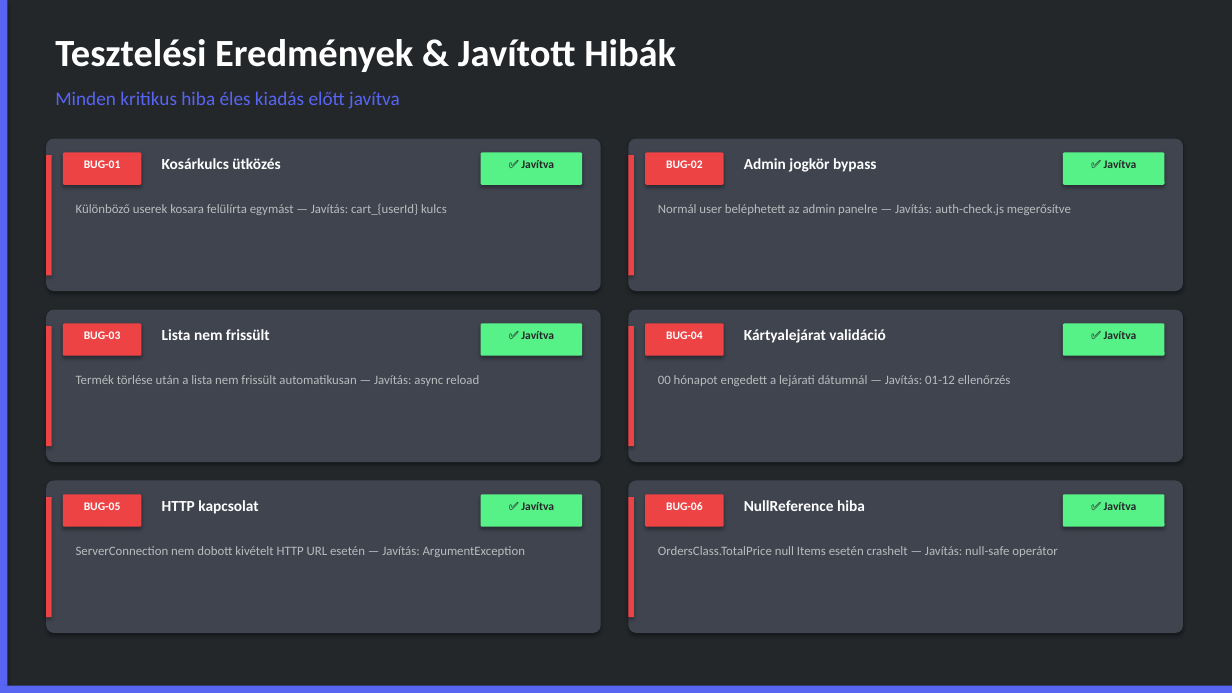
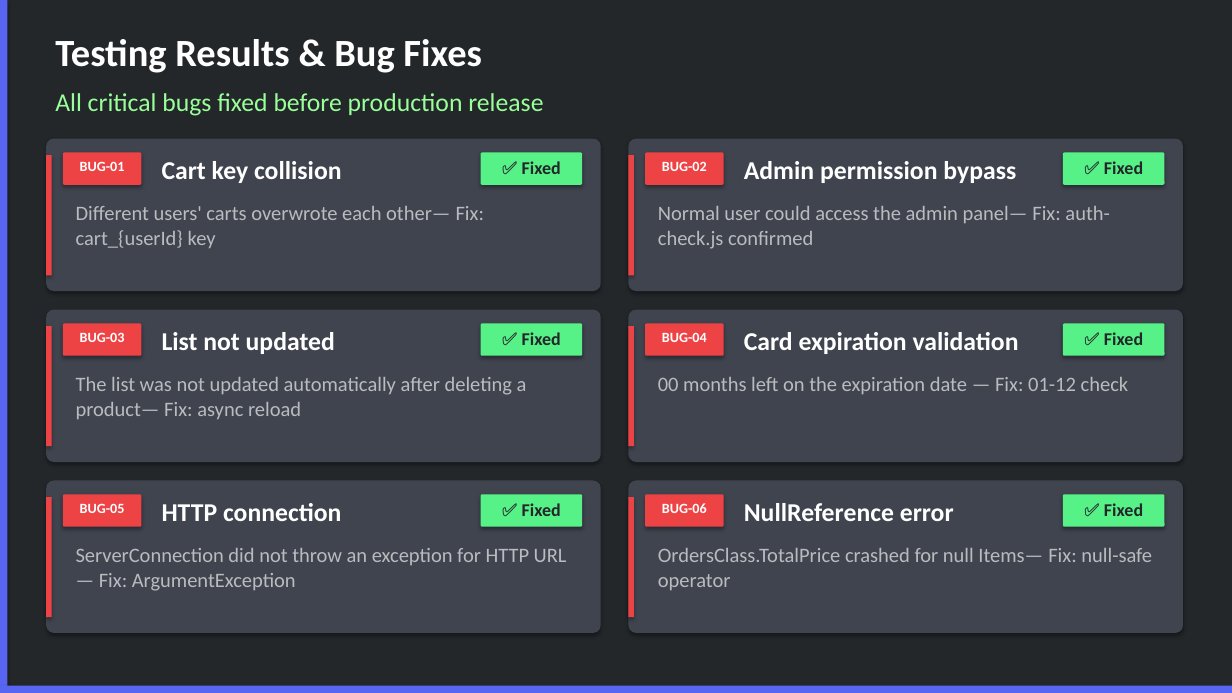
Before and after one commit to Grofrichard02/Notrox_WEB, a slide deck: slide 8 of NOTROX_Prezentacio_Final.pptx (slide 7 before the commit). Drawn at 1232x693 pixels with LibreOffice and Linux fonts; fonts in the diff are those of the drawing. Boxes give left, top, right and bottom in pixels: in the first picture for what was removed or moved away, otherwise in the second. Text is boxed around its words. In the diff, an @@ line names an element or a change of style, - is before the commit and + after.

```diff
--- a/NOTROX_Prezentacio_Final.pptx
+++ b/NOTROX_Prezentacio_Final.pptx
@@ text at bbox=[55, 39, 482, 73]: text changed @@
-Tesztelési Eredmények & Javított Hibák
+Testing Results & Bug Fixes
@@ text at bbox=[55, 93, 543, 116]: text changed; size 15 to 20 pt; text colour #5865F2 to #99FF99 @@
-Minden kritikus hiba éles kiadás előtt javítva
+All critical bugs fixed before production release
@@ text at bbox=[162, 161, 342, 183]: text changed; size 12 to 20 pt @@
-Kosárkulcs ütközés
+Cart key collision
@@ text at bbox=[522, 161, 561, 174]: text changed; size 9 to 14 pt @@
-✅ Javítva
+✅ Fixed
@@ text at bbox=[744, 161, 1016, 183]: text changed; size 12 to 20 pt @@
-Admin jogkör bypass
+Admin permission bypass
@@ text at bbox=[1104, 161, 1143, 174]: text changed; size 9 to 14 pt @@
-✅ Javítva
+✅ Fixed
@@ text at bbox=[76, 206, 484, 248]: text changed; size 10 to 16 pt @@
-Különböző userek kosara felülírta egymást — Javítás: cart_{userId} kulcs
+Different users' carts overwrote each other— Fix: cart_{userId} key
@@ text at bbox=[658, 206, 1109, 249]: text changed; size 10 to 16 pt @@
-Normál user beléphetett az admin panelre — Javítás: auth-check.js megerősítve
+Normal user could access the admin panel— Fix: auth-check.js confirmed
@@ text at bbox=[162, 332, 335, 354]: text changed; size 12 to 20 pt @@
-Lista nem frissült
+List not updated
@@ text at bbox=[522, 332, 561, 345]: text changed; size 9 to 14 pt @@
-✅ Javítva
+✅ Fixed
@@ text at bbox=[744, 332, 1019, 354]: text changed; size 12 to 20 pt @@
-Kártyalejárat validáció
+Card expiration validation
@@ text at bbox=[1104, 332, 1143, 345]: text changed; size 9 to 14 pt @@
-✅ Javítva
+✅ Fixed
@@ text at bbox=[76, 377, 527, 419]: text changed; size 10 to 16 pt @@
-Termék törlése után a lista nem frissült automatikusan — Javítás: async reload
+The list was not updated automatically after deleting a product— Fix: async reload
@@ text at bbox=[658, 377, 1129, 394]: text changed; size 10 to 16 pt @@
-00 hónapot engedett a lejárati dátumnál — Javítás: 01-12 ellenőrzés
+00 months left on the expiration date — Fix: 01-12 check
@@ text at bbox=[162, 503, 341, 521]: text changed; size 12 to 20 pt @@
-HTTP kapcsolat
+HTTP connection
@@ text at bbox=[522, 503, 561, 516]: text changed; size 9 to 14 pt @@
-✅ Javítva
+✅ Fixed
@@ size 9 to 11 pt in 6 elements at bbox=[80, 161, 125, 171], bbox=[662, 161, 707, 171], bbox=[80, 332, 125, 342], bbox=[662, 332, 707, 342], bbox=[80, 503, 125, 513], bbox=[662, 503, 707, 513] @@
@@ text at bbox=[744, 503, 954, 521]: text changed; size 12 to 20 pt @@
-NullReference hiba
+NullReference error
@@ text at bbox=[1104, 503, 1143, 516]: text changed; size 9 to 14 pt @@
-✅ Javítva
+✅ Fixed
@@ text at bbox=[76, 548, 567, 591]: text changed; size 10 to 16 pt @@
-ServerConnection nem dobott kivételt HTTP URL esetén — Javítás: ArgumentException
+ServerConnection did not throw an exception for HTTP URL— Fix: ArgumentException
@@ text at bbox=[658, 548, 1152, 590]: text changed; size 10 to 16 pt @@
-OrdersClass.TotalPrice null Items esetén crashelt — Javítás: null-safe operátor
+OrdersClass.TotalPrice crashed for null Items— Fix: null-safe operator
```
Also in this commit, not shown: 18 other slides changed, 6 slides added, 1 slide removed.
